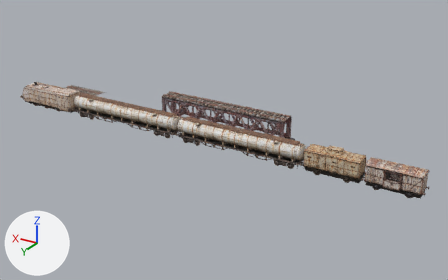
The glTF model public/assets/models/wasteland/scablands/mule.glb, before and after one commit.
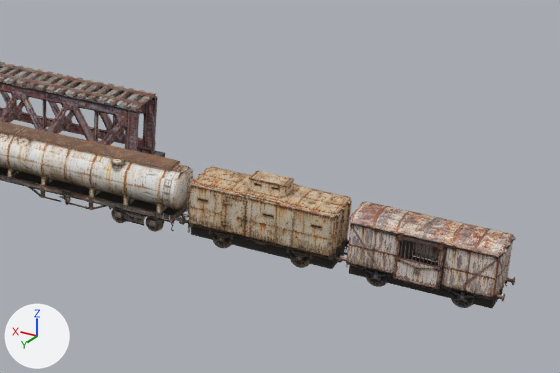
The first picture shows the older version from a 50 mm camera at (-81.0, 69.0, 36.0) aimed at (-34.8, -8.0, -2.6). The close-ups show the older and then the newer version on the part from 52% to 100% of the width and 28% to 80% of the height of that picture. Only the edits that show in the close-ups are written down. The axes (+X, +Y, +Z) are drawn at lower left. The lights are the same throughout. Where no turn or scale is listed for an object, it has been applied to the vertices. Vertices at exactly the same position are counted once.

Objects in the first close-up: 'box-wagon-door-far', 'mule-box-wagon:body', 'mule-box-wagon:running-gear', 'mule-bridge-span:span', 'mule-guard-wagon:body', 'mule-guard-wagon:running-gear', 'mule-tank-wagon-2:body', 'tank-wagon-2' and 1 more.
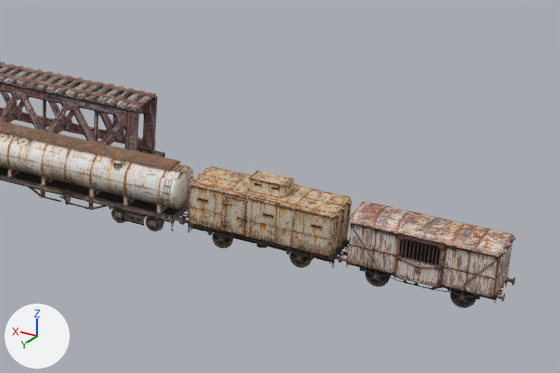
Where the change shows, as pixel boxes [x1, y1, x2, y2] in the close-ups (560 x 373 px; the box of a moved part takes in the faces that stretch with it):
'mule-box-wagon:running-gear', reshaped (28% taller): before [339, 255, 515, 308]; after [339, 240, 515, 308]
'mule-guard-wagon:running-gear', reshaped: before [182, 217, 349, 269]; after [182, 217, 349, 268]
'box-wagon-door-far', moved: before [393, 235, 445, 289]; after [394, 235, 445, 288]
part 1 of me_mule_box_wagon_running_gear, moved or reshaped (not visible afterwards): before [349, 265, 503, 308]
part 2 of me_mule_box_wagon_running_gear, added: after [406, 240, 441, 265]
part 3 of me_mule_guard_wagon_running_gear, moved or reshaped: before [191, 228, 345, 269]; after [214, 231, 345, 256]

The edits, one by one:
me_mule_box_wagon_running_gear is used by ob_mule_box_wagon_running_gear; location (-64.06, 0.0, 0.0).
Verts and faces of me_mule_box_wagon_running_gear; kept vertices keep their numbers, new ones are numbered from 1522.
Before the commit, vertices of me_mule_box_wagon_running_gear: 1510 (-3.4, -0.86, 0.32) at pixel (501, 293), 1512 (-3.4, 0.86, 0.32) at pixel (492, 308), 1514 (3.42, -0.86, 0.32), 1515 (3.42, 0.86, 0.32) at pixel (348, 273).
me_mule_box_wagon_running_gear had 1522 vertices, 2924 faces and spanned x -3.86..3.86, y -1.13..1.13, z -0.03..1.22.
me_mule_box_wagon_running_gear now has 1530 vertices, 2928 faces and spans x -3.86..3.86, y -1.13..1.13, z -0.03..3.16.
Part 1, on me_mule_box_wagon_running_gear:
Vertices 1510, 1512, 1514, 1515 move by (0.0, 0.0, 0.49).
Part 2, on me_mule_box_wagon_running_gear:
New vertex 1522 is at (-0.98, -0.03, 1.07).
New vertex 1523 is at (-0.98, -0.03, 3.16).
New vertex 1524 is at (-0.98, 0.03, 1.07).
New vertex 1525 is at (-0.98, 0.03, 3.16).
New vertices 1526 to 1529 stand at vertices 1522 to 1525, in that order, plus (2.07, 0.0, 0.0).
New faces: (1522, 1526, 1527), (1522, 1527, 1523), (1525, 1529, 1528), (1524, 1525, 1528) (mat_mule___unlit_underside (dark grey #302d29)).
me_mule_guard_wagon_running_gear has 1434 vertices, 2760 faces and spans x -4.1..4.1, y -1.15..1.15, z -0.03..1.23.
me_mule_guard_wagon_running_gear is used by ob_mule_guard_wagon_running_gear; location (-56.1, 0.0, 0.0).
Before the commit, vertices of me_mule_guard_wagon_running_gear: 1423 (3.69, 0.86, 0.32) at pixel (190, 234), 1424 (-3.7, -0.86, 0.32) at pixel (343, 255), 1425 (3.69, -0.86, 0.32), 1427 (-3.7, 0.86, 0.32) at pixel (331, 269).
Part 3, on me_mule_guard_wagon_running_gear:
Vertices 1423, 1424, 1425, 1427 of me_mule_guard_wagon_running_gear move by (0.0, 0.0, 0.44).
Object 'box-wagon-door-far' (ob_box_wagon_door_far) moves from (0.0554, 1.356, 2.031) to (0.0554, 1.247, 2.031).
